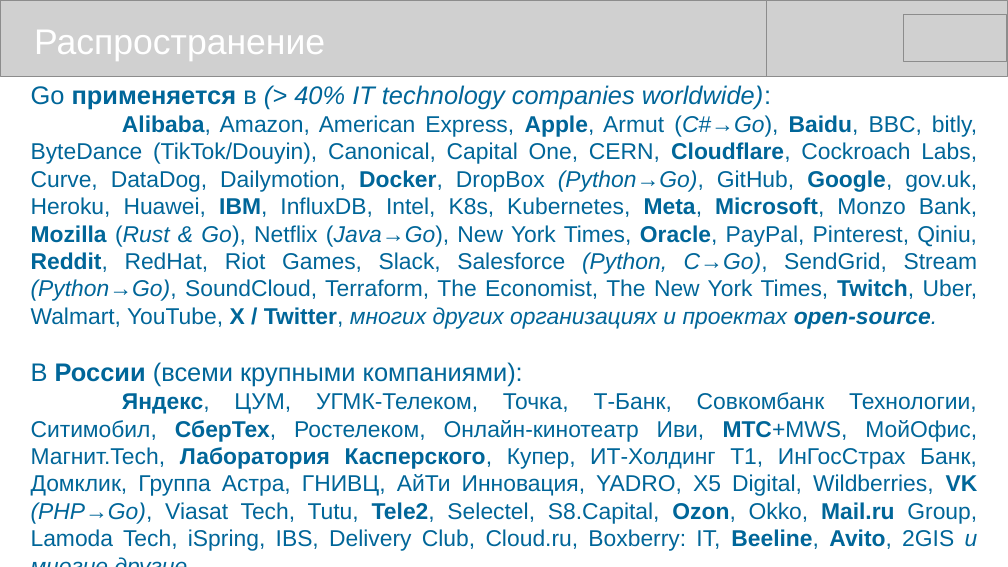
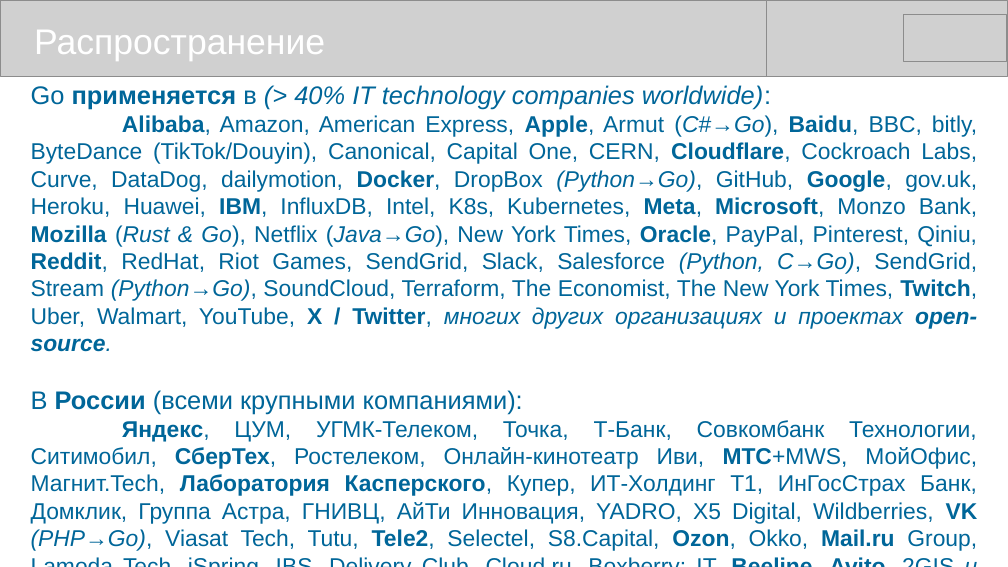
Before and after one commit to mike-shock/Go_language, a slide deck: slide 49 of Go_Preview.odp. Drawn at 1008x567 pixels with LibreOffice and Linux fonts; fonts in the diff are those of the drawing; grey boxes stand for pictures. Boxes give left, top, right and bottom in pixels: in the first picture for what was removed or moved away, otherwise in the second. Text is boxed around its words. In the diff, an @@ line names an element or a change of style, - is before the commit and + after.

```diff
--- a/Go_Preview.odp
+++ b/Go_Preview.odp
@@ text at (31,115,977,352): text changed @@
-Alibaba, Amazon, American Express, Apple, Armut (C#→Go), Baidu, BBC, bitly, ByteDance (TikTok/Douyin), Canonical, Capital One, CERN, Cloudflare, Cockroach Labs, Curve, DataDog, Dailymotion, Docker, DropBox (Python→Go), GitHub, Google, gov.uk, Heroku, Huawei, IBM, InfluxDB, Intel, K8s, Kubernetes, Meta, Microsoft, Monzo Bank, Mozilla (Rust & Go), Netflix (Java→Go), New York Times, Oracle, PayPal, Pinterest, Qiniu, Reddit, RedHat, Riot Games, Slack, Salesforce (Python, C→Go), SendGrid, Stream (Python→Go), SoundCloud, Terraform, The Economist, The New York Times, Twitch, Uber, Walmart, YouTube, X / Twitter, многих других организациях и проектах open-source.
+Alibaba, Amazon, American Express, Apple, Armut (C#→Go), Baidu, BBC, bitly, ByteDance (TikTok/Douyin), Canonical, Capital One, CERN, Cloudflare, Cockroach Labs, Curve, DataDog, dailymotion, Docker, DropBox (Python→Go), GitHub, Google, gov.uk, Heroku, Huawei, IBM, InfluxDB, Intel, K8s, Kubernetes, Meta, Microsoft, Monzo Bank, Mozilla (Rust & Go), Netflix (Java→Go), New York Times, Oracle, PayPal, Pinterest, Qiniu, Reddit, RedHat, Riot Games, SendGrid, Slack, Salesforce (Python, C→Go), SendGrid, Stream (Python→Go), SoundCloud, Terraform, The Economist, The New York Times, Twitch, Uber, Walmart, YouTube, X / Twitter, многих других организациях и проектах open-source.
```
Also in this commit, not shown: 9 other slides changed, 1 other file.
